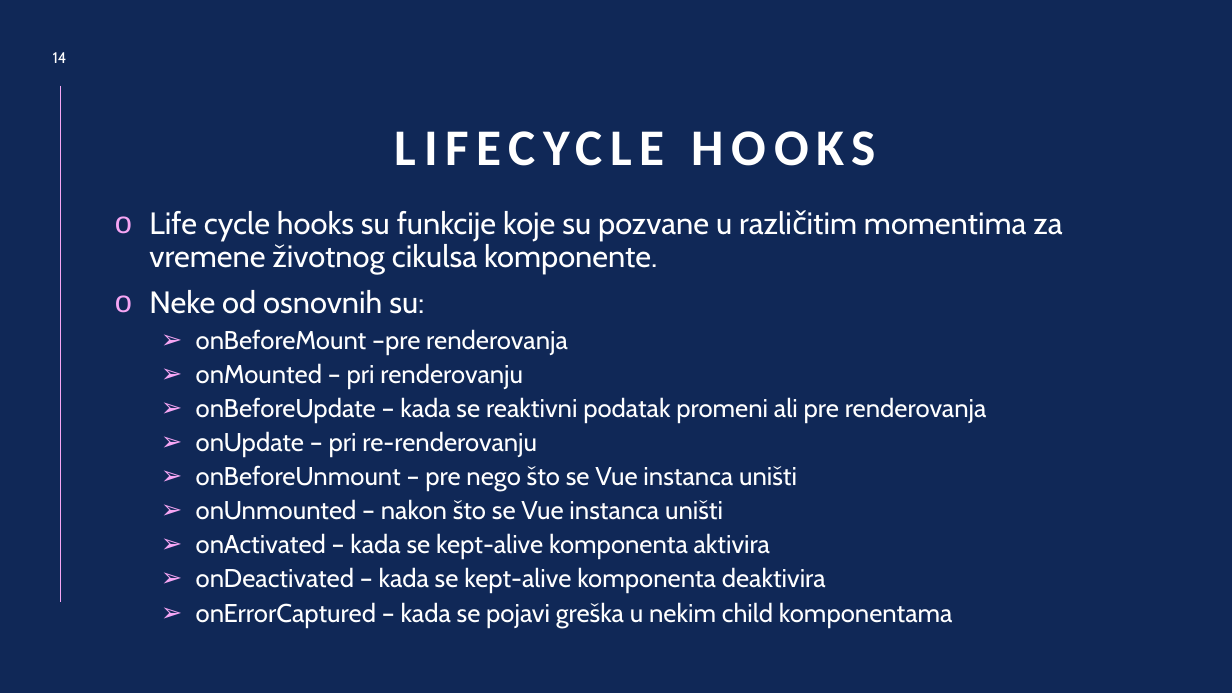
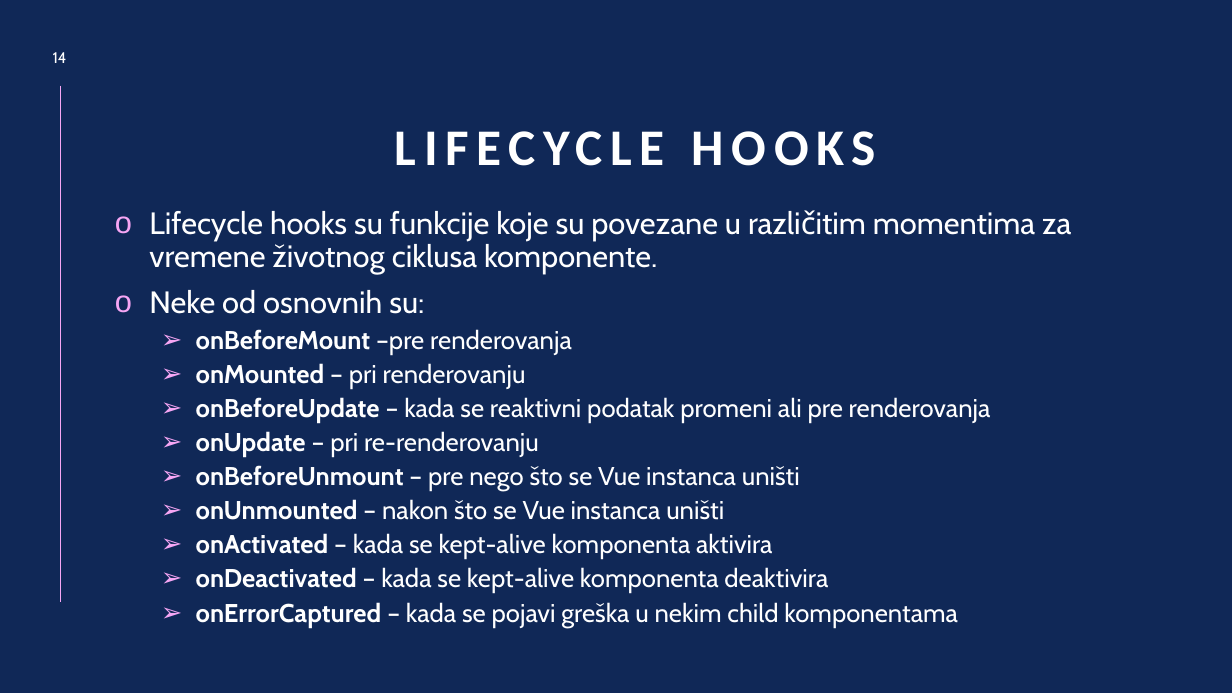
Before and after one commit to Wibesss/VueJobs, a slide deck: slide 14 of Vue.js Prezentacija.pptx. Drawn at 1232x693 pixels with LibreOffice and Linux fonts; fonts in the diff are those of the drawing. Boxes give left, top, right and bottom in pixels: in the first picture for what was removed or moved away, otherwise in the second. Text is boxed around its words. In the diff, an @@ line names an element or a change of style, - is before the commit and + after.

```diff
--- a/Vue.js Prezentacija.pptx
+++ b/Vue.js Prezentacija.pptx
@@ text at (x1=149, y1=211, x2=1071, y2=274): text changed @@
-o Life cycle hooks su funkcije koje su pozvane u različitim momentima za vremene životnog cikulsa komponente.
+o Lifecycle hooks su funkcije koje su povezane u različitim momentima za vremene životnog ciklusa komponente.
@@ text at (x1=196, y1=329, x2=991, y2=627): bold on in "onBeforeMount", "onMounted", "onBeforeUpdate", "onUpdate" and 5 more places @@
```
Also in this commit, not shown: 12 other slides changed, 1 other file.
